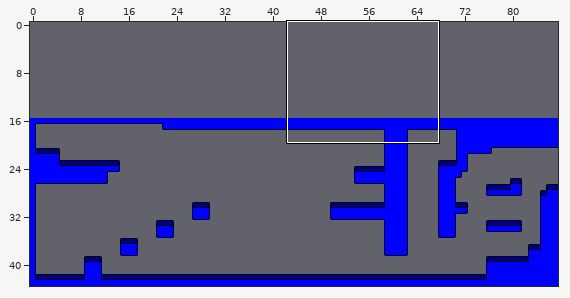
Level history. Tiled map: Resources/room0.tmx. The first picture is a wide view before the edit; the outline marks the close-up.
Close-up. Before the commit:
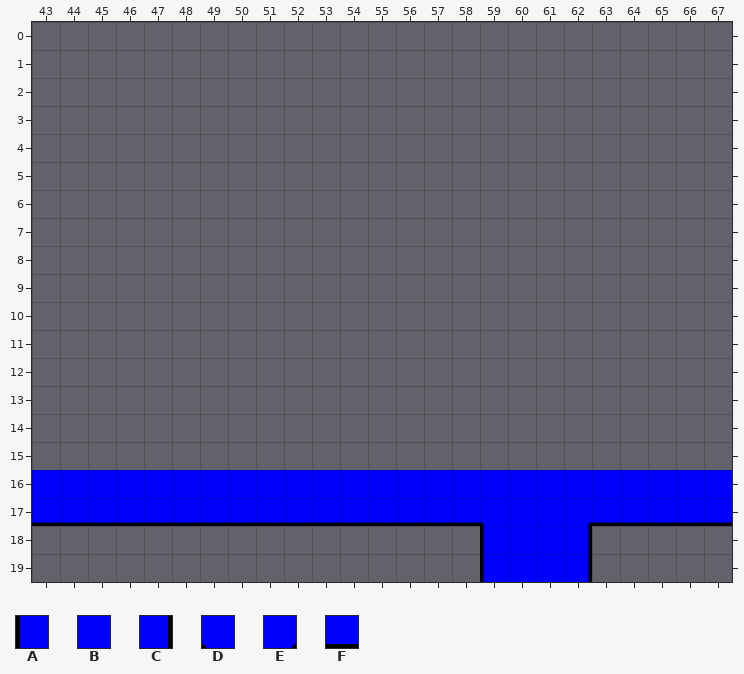
Cells are 32x32 px. Shown: x 43..67, y 0..19. The commit also changed other parts of the map, which this record leaves out. The old version is drawn lined up with the new one.
Key: from "tileset": A 5, B 6, C 7, D 8, E 9, F 11.
_ is an empty cell.
Layer "main-layer" before, first column x 43:
 0 _________________________
 1 _________________________
 2 _________________________
 3 _________________________
 4 _________________________
 5 _________________________
 6 _________________________
 7 _________________________
 8 _________________________
 9 _________________________
10 _________________________
11 _________________________
12 _________________________
13 _________________________
14 _________________________
15 _________________________
16 BBBBBBBBBBBBBBBBBBBBBBBBB
17 FFFFFFFFFFFFFFFFDBBEFFFFF
18 ________________ABBC_____
19 ________________ABBC_____
Once edited:
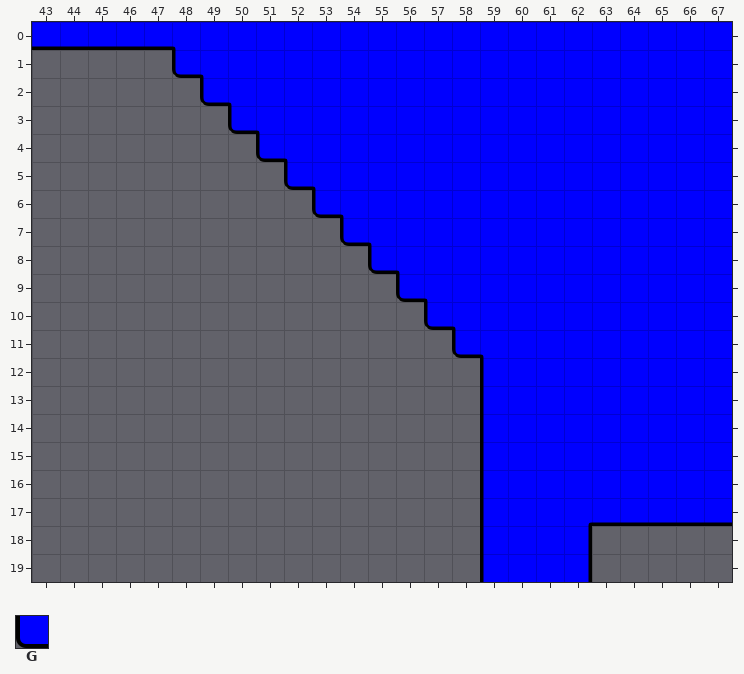
Further tiles: from "tileset": G 10.
From old to new:
map size 88x28 -> 88x44 cells (old content now starts at 0,16; both pictures use the new coordinates)
Layer "main-layer":
The edit turns tile B into tile A in row 16 at x 59.
The edit turns tile D into tile A in row 17 at x 59.
There is now tile A in rows 12 to 15 at x 59.
There is now tile B in row 0 at x 49 to 67; in row 1 at x 50 to 67; in row 2 at x 51 to 67; in row 3 at x 52 to 67; in row 4 at x 53 to 67; in row 5 at x 54 to 67.
There is now tile B in row 6 at x 55 to 67; in row 7 at x 56 to 67; in row 8 at x 57 to 67; in row 9 at x 58 to 67; in row 10 at x 59 to 67; in rows 11 to 15 at x 60 to 67.
There is now tile D in row 0 at x 48; in row 1 at x 49; in row 2 at x 50; in row 3 at x 51; in row 4 at x 52; in row 5 at x 53.
There is now tile D in row 6 at x 54; in row 7 at x 55; in row 8 at x 56; in row 9 at x 57; in row 10 at x 58; in row 11 at x 59.
There is now tile F in row 0 at x 43 to 47.
There is now tile G in row 1 at x 48; in row 2 at x 49; in row 3 at x 50; in row 4 at x 51; in row 5 at x 52; in row 6 at x 53.
There is now tile G in row 7 at x 54; in row 8 at x 55; in row 9 at x 56; in row 10 at x 57; in row 11 at x 58.
The edit erases tile B in row 16 at x 43 to 58.
The edit erases tile F in row 17 at x 43 to 58.
